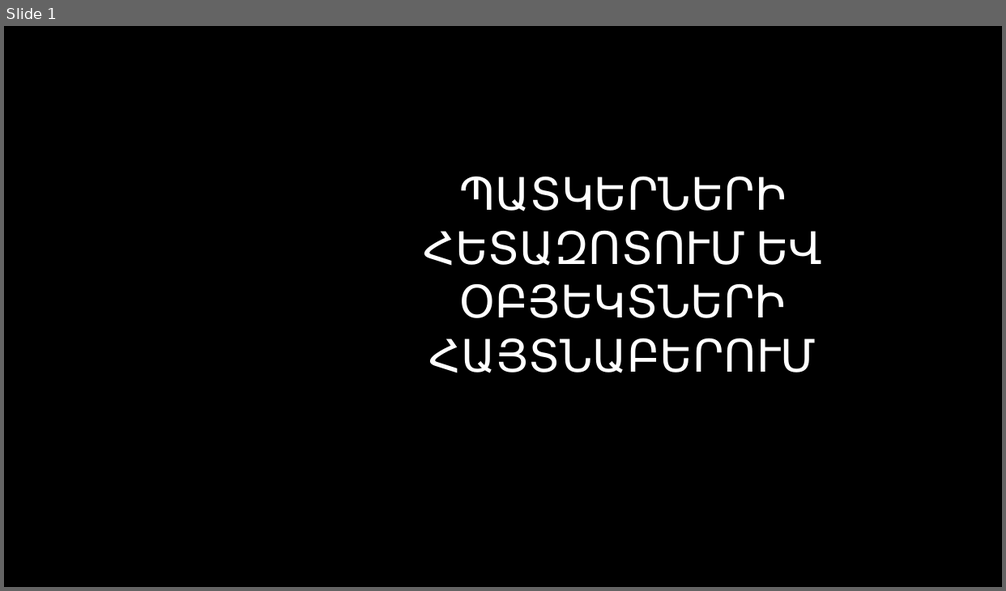
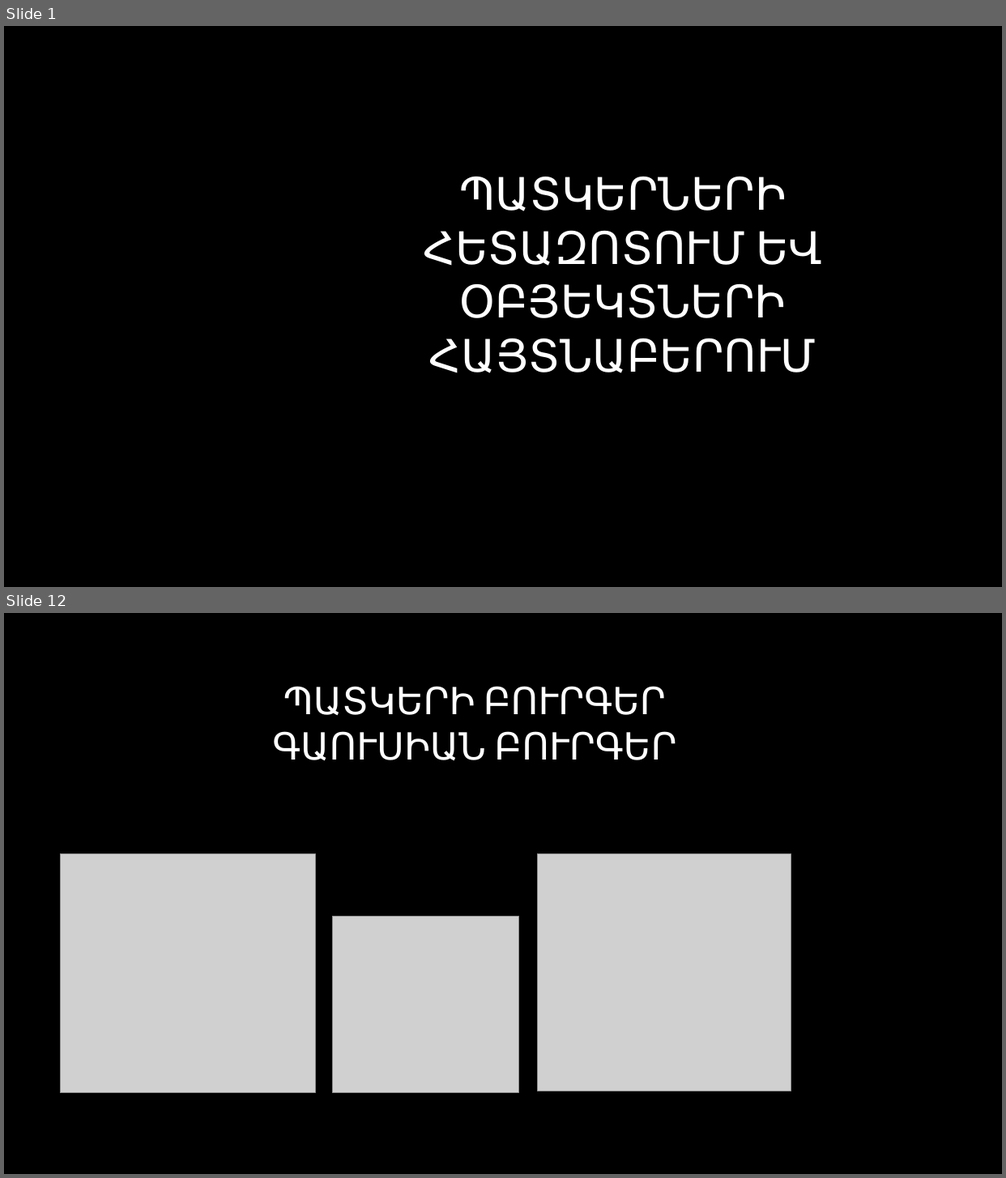
Before and after one commit to CGevorg/OpenKrypton, a slide deck: presentation/Presentation.pptx. Shown one above the other, each under a label of ours: slide 1 before the commit, slides 1 and 12 after it; the slides between them are not shown. The pictures are 1006x591 and 1006x1178 pixels, drawn with LibreOffice and Linux fonts; fonts in the diff are those of the drawing; grey boxes stand for pictures; background and template pictures are left out. Boxes give left, top, right and bottom in pixels: in the first picture for what was removed or moved away, otherwise in the second. Text is boxed around its words. In the diff, an @@ line names an element or a change of style, - is before the commit and + after.

```diff
--- a/presentation/Presentation.pptx
+++ b/presentation/Presentation.pptx
@@ slide 12 added at [4,613,1002,1174], background picture (left out) @@
@@ title added at [272,686,676,760], 36 pt, text #FFFFFF @@
+ՊԱՏԿԵՐԻ ԲՈՒՐԳԵՐ
+ԳԱՈՒՍԻԱՆ ԲՈՒՐԳԵՐ
@@ picture added at [60,854,315,1093] @@
@@ picture added at [538,854,791,1091] @@
@@ picture added at [333,916,518,1093] @@
```
Also in this commit, not shown: 2 slides changed, 16 other slides added, 1 slide removed, 1 other file.
